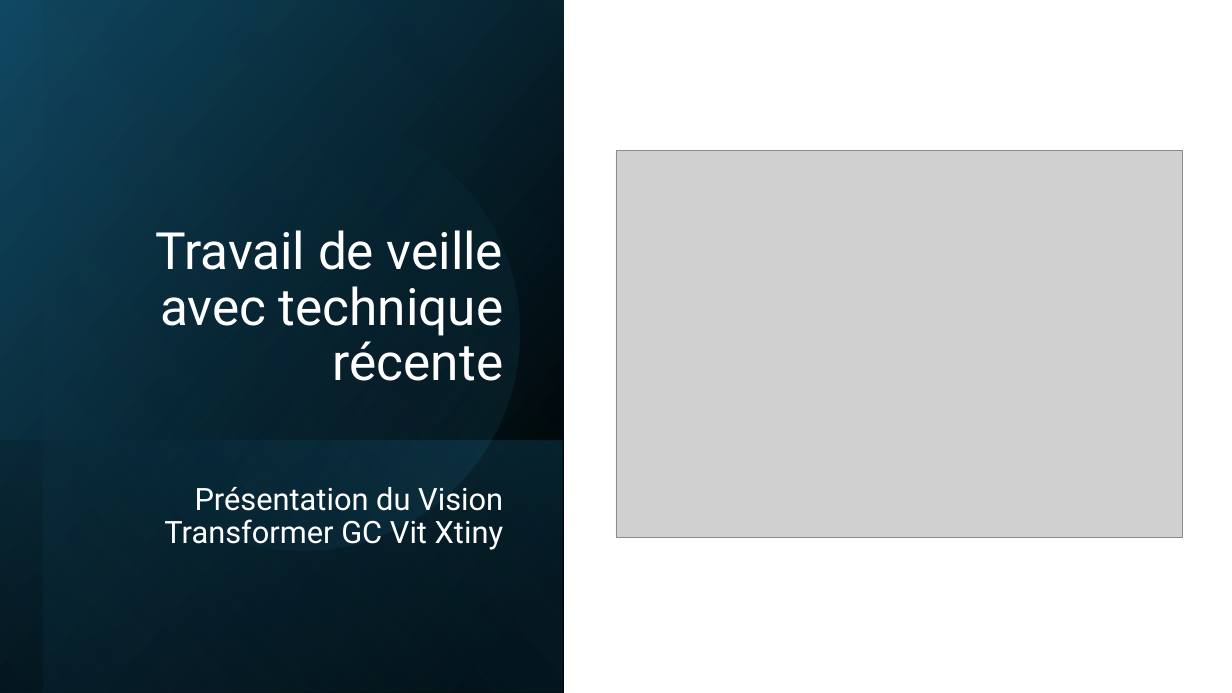
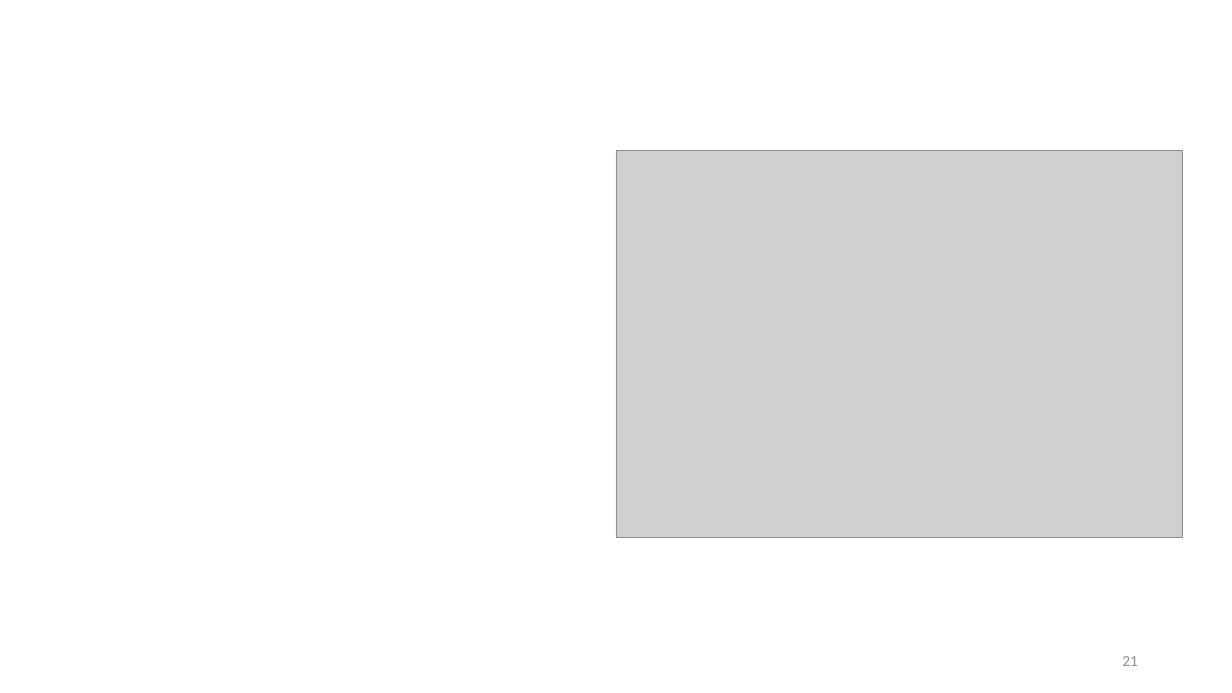
Before and after one commit to Hedredo/oc_projet_6, a slide deck: slide 21 of 5_presentation_072024.pptx (slide 18 before the commit). Drawn at 1232x693 pixels with LibreOffice and Linux fonts; fonts in the diff are those of the drawing; grey boxes stand for pictures. Boxes give left, top, right and bottom in pixels: in the first picture for what was removed or moved away, otherwise in the second. Text is boxed around its words. In the diff, an @@ line names an element or a change of style, - is before the commit and + after.

```diff
--- a/5_presentation_072024.pptx
+++ b/5_presentation_072024.pptx
@@ rectangle removed at [0, 0, 564, 693] @@
@@ rectangle removed at [44, 0, 564, 693] @@
@@ ellipse removed at [44, 74, 559, 589] @@
@@ title removed at [156, 230, 503, 381] @@
-Travail de veille avec technique récente
@@ rectangle removed at [0, 440, 563, 693] @@
@@ text removed at [164, 487, 503, 550] @@
-Présentation du Vision Transformer GC Vit Xtiny
@@ page number added at [1122, 656, 1138, 666], 12 pt, text #8C8C8C @@
+21
```
Also in this commit, not shown: 18 other slides changed, 6 slides added, 2 slides removed, 9 other files.
